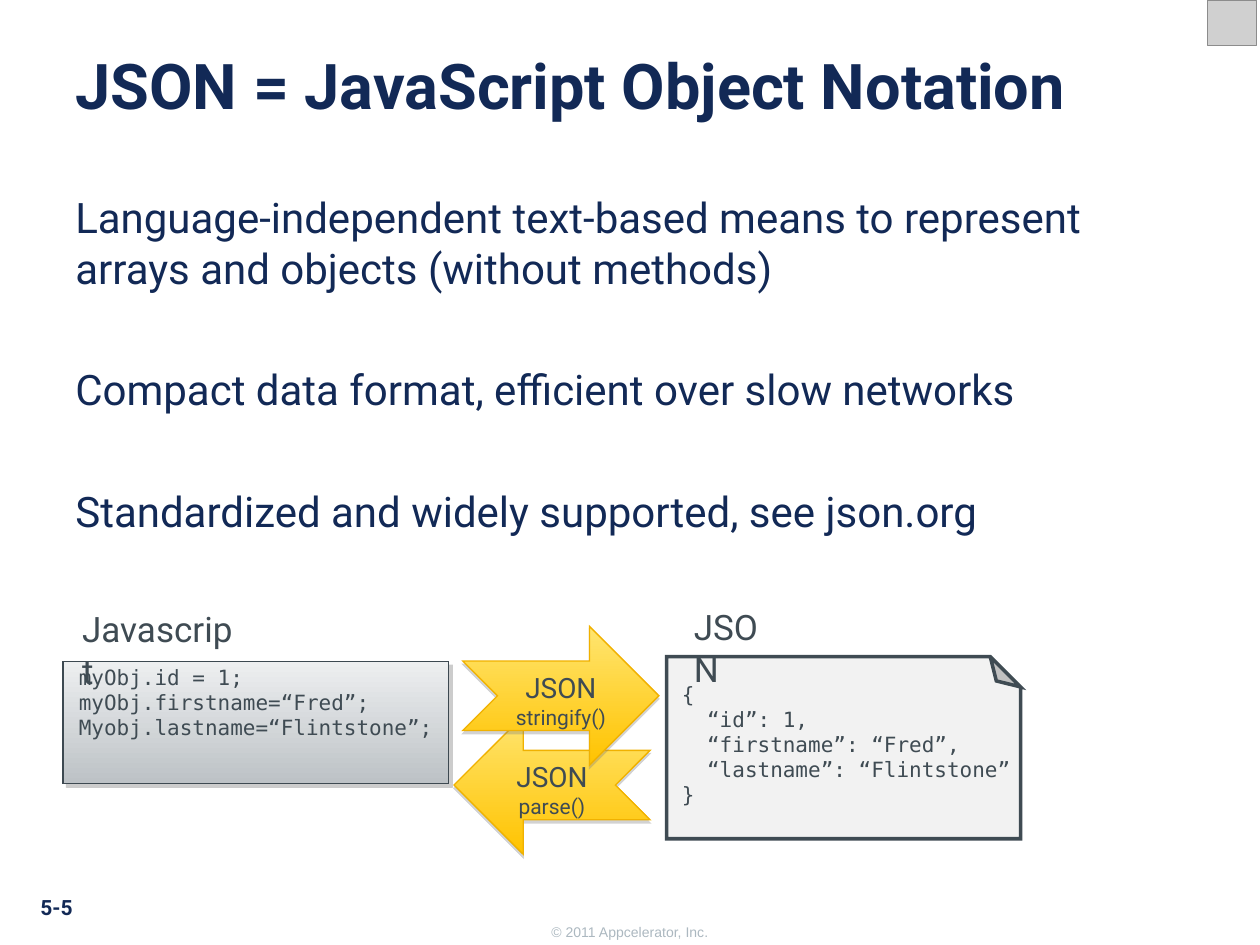
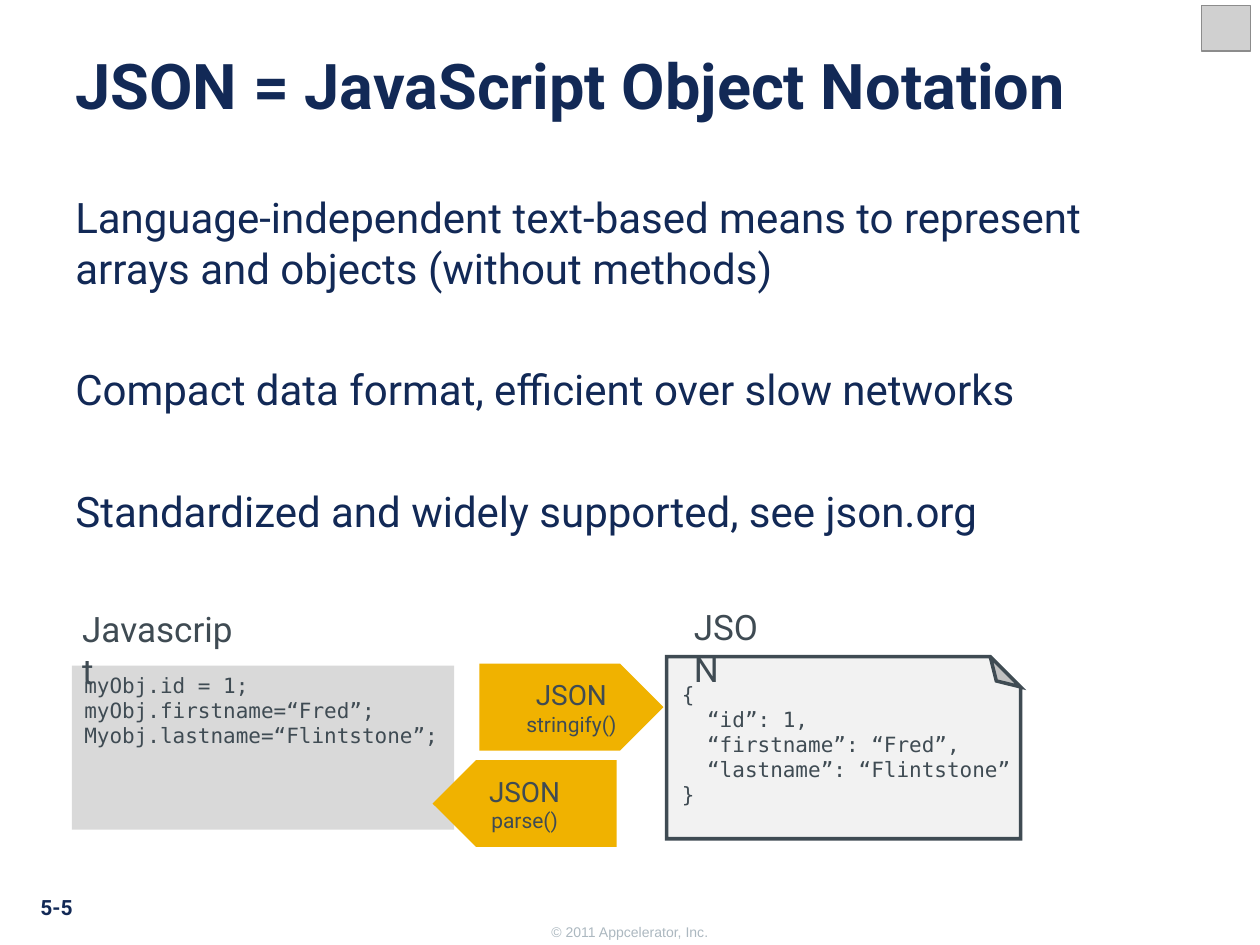
Before and after one commit to appcelerator-training-archive/tcad_certification, a slide deck: slide 5 of 250/250.ppt. Drawn at 1260x945 pixels with LibreOffice and Linux fonts; fonts in the diff are those of the drawing; grey boxes stand for pictures; background and template pictures are left out. Boxes give left, top, right and bottom in pixels: in the first picture for what was removed or moved away, otherwise in the second. Text is boxed around its words. In the diff, an @@ line names an element or a change of style, - is before the commit and + after.

```diff
--- a/250/250.ppt
+++ b/250/250.ppt
@@ picture: place and size @@
-picture at box(1207, 0, 1256, 45)
+picture at box(1202, 6, 1251, 52)
@@ rectangle removed at box(63, 662, 449, 784) @@
@@ rectangle "myObj.id = 1;": place and size @@
-rectangle "myObj.id = 1;" at box(79, 668, 433, 740)
+rectangle "myObj.id = 1;" at box(72, 665, 454, 829)
@@ rectangle "myObj.id = 1;" at box(72, 665, 454, 829): fill none to #D9D9D9 @@
@@ freeform shape "JSON": place and size @@
-freeform shape "JSON" at box(462, 626, 659, 765)
+freeform shape "JSON" at box(479, 664, 663, 751)
@@ freeform shape "JSON" at box(479, 664, 663, 751): fill gradient #FFE570 to #FFC300 to #F0B200; outline #F0B100 0.74 pt to none; shadow off @@
@@ freeform shape "JSON" at box(432, 760, 616, 847): fill gradient #FFE570 to #FFC300 to #F0B200; outline #F0B100 0.74 pt to none; shadow off @@
@@ freeform shape "JSON": place and size @@
-freeform shape "JSON" at box(454, 716, 650, 854)
+freeform shape "JSON" at box(432, 760, 616, 847)
```
Also in this commit, not shown: 2 other slides changed, 4 other files.
